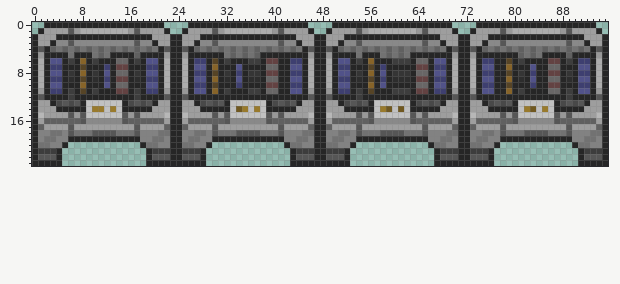
Sprite sheet -- orig24/fabricator.png. That is the earlier state.
The file is 96x24 pixels. Colours within 5 levels of each other are drawn and written as one.
The result:
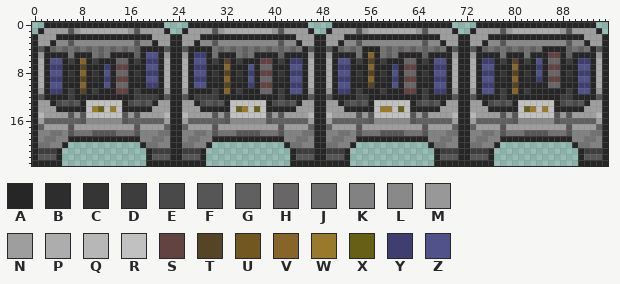
Palette (. is transparent): A #262626  B #2d2d2d  C #353535  D #3d3d3d  E #494949  F #565656  G #606060  H #686666  J #727272  K #828282  L #898989  M #989898  N #9e9e9e  P #adadad  Q #b7b7b7  R #c1c1c1  S #634242  T #564426  U #705820  V #876429  W #997a2c  X #685f17  Y #3e3f70  Z #515289
What changed:
@@ x 0..95 @@
  3 ANNALLFLLLLLLLLLLFLLANNAANNALLFLLLLLLLLLLFLLANNAANNALLFLLLLLLLLLLFLLANNAANNALLFLLLLLLLLLLFLLANNA
- 4 AFAGJGJGJGJGJGJGJGJGJAFAAFAGJGJGJGJGJGJGJGJGJAFAAFAGJGJGJGJGJGJGJGJGJAFAAFAGJGJGJGJGJGJGJGJGJAFA
- 5 AMAAAAJAAAJGJAAAAGAAAAMAAMAAAAAAJGJGJGAAAAAAAAMAAMAAAAJAAAJGJGJAAAAAAAMAAMAAAAAAAGJGJAAAAGAAAAMA
- 6 APAZZADAVADAAAHHADAZZAPAAPAYYATADAAADDASSAAYYAPAAPAZZADAVAAADDDAHHAZZAPAAPAYYAATADAAAASSADAYYAPA
- 7 APAYYAAATAAAYASSAAAYYAPAAPAZZAVAAAZAAAAHHAAZZAPAAPAYYAAATAYAAAAASSAYYAPAAPAZZAAVAAAZAAHHAAAZZAPA
- 8 APAZZACAVACAZAHHACAZZAPAAPAYYATACAYACCASSAAYYAPAAPAZZACAVAZACCCAHHAZZAPAAPAYYAATACAYAASSACAYYAPA
- 9 APAYYABATABAYASSABAYYAPAAPAZZAVABAZABBAHHAAZZAPAAPAYYABATAYABBBASSAYYAPAAPAZZAAVABAZAAHHABAZZAPA
-10 APAZZAAAVAAAZAHHAAAZZAPAAPAYYATAAAYAAAASSAAYYAPAAPAZZAAAVAZAAAAAHHAZZAPAAPAYYAATAAAYAASSAAAYYAPA
-11 AMAYYADATADAAASSADAYYAMAAMAZZAVADAAADDAHHAAZZAMAAMAYYADATAAADDDASSAYYAMAAMAZZAAVADAAAAHHADAZZAMA
-12 AFAAAADAAAAAAAAAADAAAAFAAFAAAAAAAAAAAAAAAAAAAAFAAFAAAADAAAAAAAAAAAAAAAFAAFAAAAAAAAAAAAAAADAAAAFA
+ 4 AFAGJGJGJGJGJGJGJGAAAAFAAFAAAAJGJGJGJGJGJGJGJAFAAFAGJGJAAAJGJGJGJGJGJAFAAFAGJGJGJGJGJAAAAGJGJAFA
+ 5 AMAAAAJAAAJGJAAAAGAZZAMAAMAYYAJAAAJGJAAAAGAAAAMAAMAAAAJAVAJGJAAAAGAAAAMAAMAAAAJAAAJAAASSAGAAAAMA
+ 6 APAZZADAVADAAAHHADAYYAPAAPAZZADATADAAASSADAYYAPAAPAZZADATADAAAHHADAZZAPAAPAYYADATADAZAHHADAYYAPA
+ 7 APAYYAAATAAAYASSAAAZZAPAAPAYYAAAVAAAZAHHAAAZZAPAAPAYYAAAVAAAYASSAAAYYAPAAPAZZAAAVAAAYASSAAAZZAPA
+ 8 APAZZACAVACAZAHHACAYYAPAAPAZZACATACAYASSACAYYAPAAPAZZACATACAZAHHACAZZAPAAPAYYACATACAZAHHACAYYAPA
+ 9 APAYYABATABAYASSABAZZAPAAPAYYABAVABAZAHHABAZZAPAAPAYYABAVABAYASSABAYYAPAAPAZZABAVABAYASSABAZZAPA
+10 APAZZAAAVAAAZAHHAAAYYAPAAPAZZAAATAAAYASSAAAYYAPAAPAZZAAATAAAZAHHAAAZZAPAAPAYYAAATAAAAAHHAAAYYAPA
+11 AMAYYADATADAAASSADAAAAMAAMAAAADAVADAAAHHADAZZAMAAMAYYADAAADAAASSADAYYAMAAMAZZADAVADAAAAAADAZZAMA
+12 AFAAAADAAAAAAAAAADDDDAFAAFADDDDAAAAAAAAAADAAAAFAAFAAAADDAAAAAAAAADAAAAFAAFAAAADAAAAAAAAADDAAAAFA
 13 ANNAEFEFARRRRRRAEFEFANNAANNAEFEFARRRRRRAEFEFANNAANNAEFEFARRRRRRAEFEFANNAANNAEFEFARRRRRRAEFEFANNA
-14 ANNNAAAAARWWRWRAAAAANNNAANNNAAAAARUWRWRAAAAANNNAANNNAAAAARWURURAAAAANNNAANNNAAAAARWURWRAAAAANNNA
+14 ANNNAAAAARWXRWRAAAAANNNAANNNAAAAARXWRXRAAAAANNNAANNNAAAAARWWRXRAAAAANNNAANNNAAAAARXWRWRAAAAANNNA
 15 AQNNNNFMFRRRRRRFMFNNNNQAAQNNNNFMFRRRRRRFMFNNNNQAAQNNNNFMFRRRRRRFMFNNNNQAAQNNNNFMFRRRRRRFMFNNNNQA
